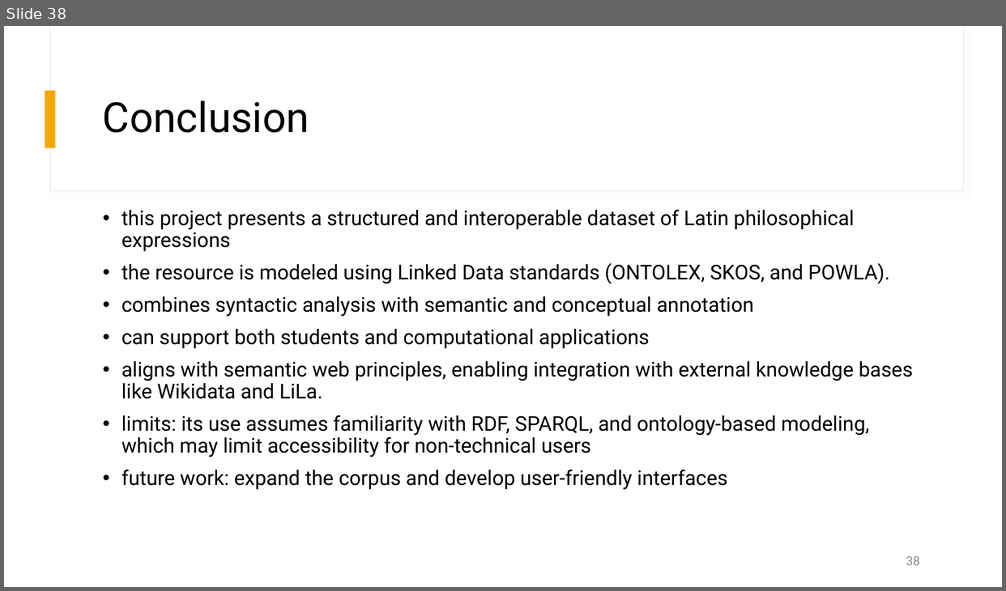
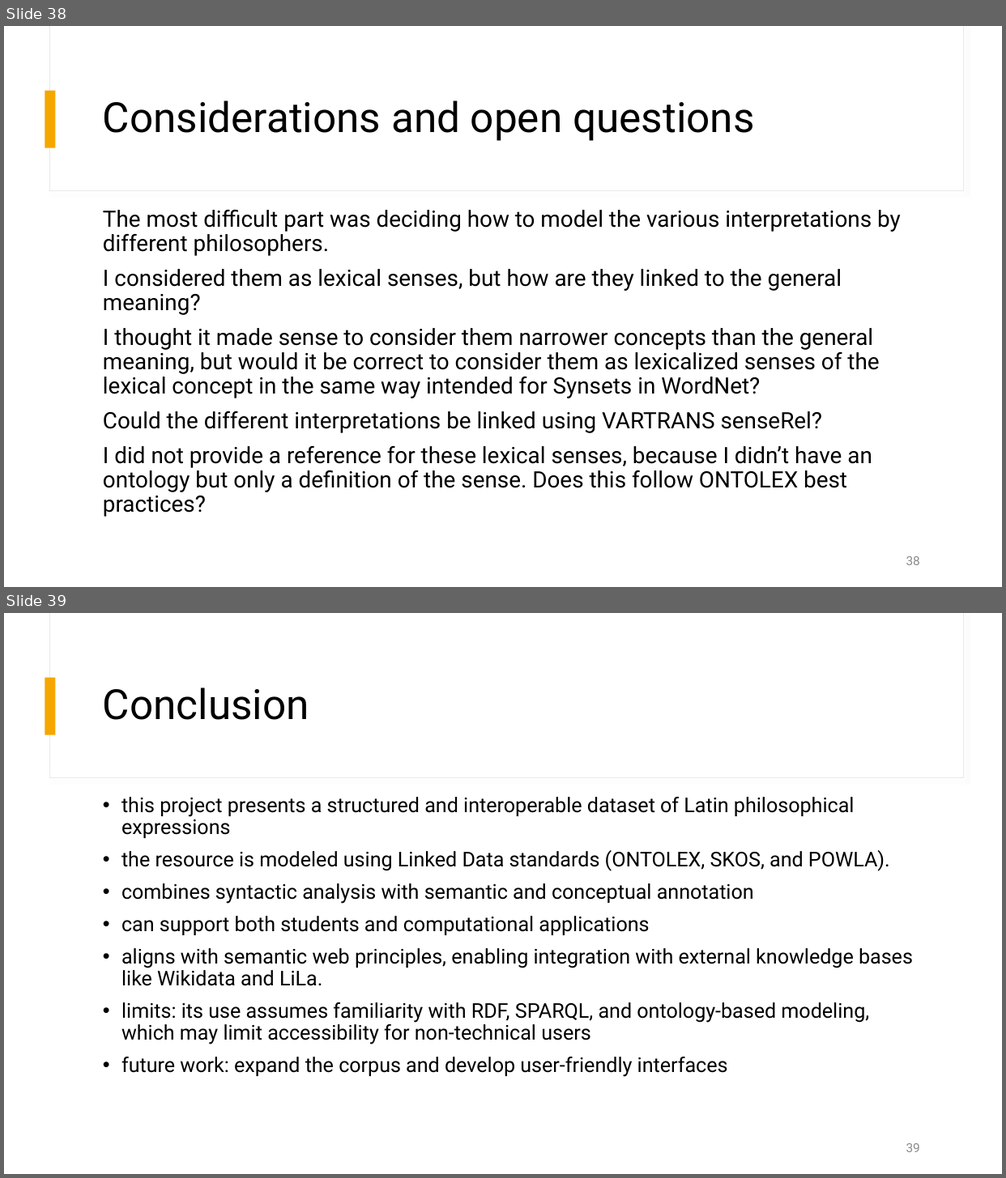
Before and after one commit to tonazzog/PhiloLatin, a slide deck: Linking Latin Philosophical Expressions.pptx. Shown one above the other, each under a label of ours: slide 38 before the commit, slides 38 and 39 after it. The pictures are 1006x591 and 1006x1178 pixels, drawn with LibreOffice and Linux fonts; fonts in the diff are those of the drawing. Boxes give left, top, right and bottom in pixels: in the first picture for what was removed or moved away, otherwise in the second. Text is boxed around its words. In the diff, an @@ line names an element or a change of style, - is before the commit and + after.

```diff
--- a/Linking Latin Philosophical Expressions.pptx
+++ b/Linking Latin Philosophical Expressions.pptx
@@ slide 38 added at (4,26,1002,587), background #FFFFFF; not listed: 2 template elements that a slide beside it also shows @@
@@ title added at (103,101,754,141), 40 pt, text #000000 @@
+Considerations and open questions
@@ text added at (103,210,901,517), 21.7 pt, text #000000 @@
+The most difficult part was deciding how to model the various interpretations by different philosophers.
+I considered them as lexical senses, but how are they linked to the general meaning?
+I thought it made sense to consider them narrower concepts than the general meaning, but would it be correct to consider them as lexicalized senses of the lexical concept in the same way intended for Synsets in WordNet?
+Could the different interpretations be linked using VARTRANS senseRel?
+I did not provide a reference for these lexical senses, because I didn’t have an ontology but only a definition of the sense. Does this follow ONTOLEX best practices?
@@ page number added at (906,557,920,565), 12 pt, text #8C8C8C @@
+38
@@ what was slide 38 is now slide 39 @@
```
Also in this commit, not shown: 6 slides changed, 3 other files.
